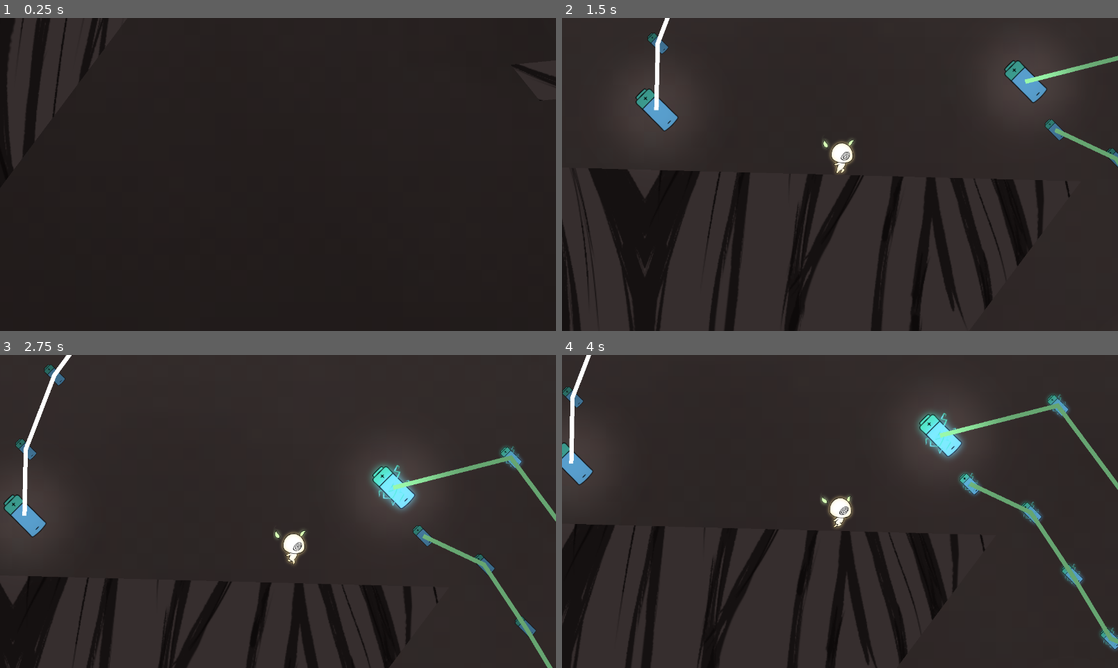
Above: before the commit, frames 1-4 (two rows, left to right).
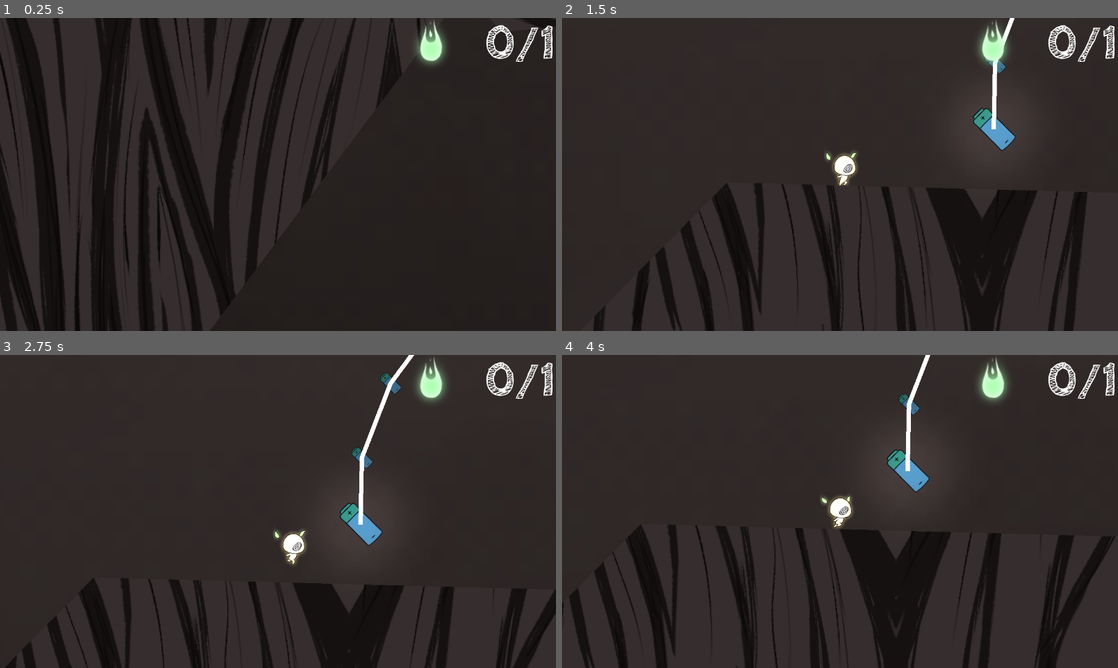
Above: after the commit, the same moments.

Repository: chris-prenissl/root-expansion
Game: Godot game, scene res://MainScenes/MainLevel.tscn
The game is run twice, just before and just after one commit, with the same random seed, the same clock (stepped at 60 frames per second) and the same inputs.
Inputs (mouse positions are in pixels of both pictures, inside the frame that each line leads up to):
- Up to frame 1 (0.25 s): no input
- Up to frame 2 (1.5 s): move the mouse to (962, 158) at 0.52 s; click (962, 158) at 0.6 s; move the mouse to (728, 190) at 1.27 s; click (728, 190) at 1.35 s
- Up to frame 3 (2.75 s): move the mouse to (333, 442) at 2.02 s; click (333, 442) at 2.1 s
- Up to frame 4 (4 s): move the mouse to (812, 574) at 2.77 s; click (812, 574) at 2.85 s; move the mouse to (1006, 558) at 3.52 s; click (1006, 558) at 3.6 s

The runs differ from the first frame. In frame 1, 4.4% of the frame differs, in the area x 0-100%, y 0-70%; in frame 2, 21%, in the area x 0-100%, y 0-100%; in frame 3, 16%; in frame 4, 21%.

Commit message:
tree system

Diff:
--- a/MainScenes/MainLevel.tscn
+++ b/MainScenes/MainLevel.tscn
@@ -10,6 +10,8 @@
 [ext_resource type="Script" path="res://Scripts/enemy_group.gd" id="7_ygorh"]
 [ext_resource type="PackedScene" uid="uid://d3if6q3n7o0kq" path="res://OtherScenes/Enemy.tscn" id="8_j14jn"]
 [ext_resource type="Script" path="res://Scripts/limit.gd" id="9_mm5ub"]
+[ext_resource type="FontFile" uid="uid://c4lswrdc2715c" path="res://Fonts/CabinSketch-Bold.ttf" id="11_13syv"]
+[ext_resource type="Texture2D" uid="uid://cbbbj4nhgu18w" path="res://Art/GlobalGameJam_-_energy_1.png" id="11_duke1"]
 
 [sub_resource type="RectangleShape2D" id="RectangleShape2D_0y83s"]
 size = Vector2(1357.25, 35.1221)
@@ -190,8 +192,6 @@
 
 [sub_resource type="RectangleShape2D" id="RectangleShape2D_f3b8v"]
 size = Vector2(5529, 1265)
-
-[sub_resource type="SystemFont" id="SystemFont_o4p7g"]
 
 [node name="MainLevel" type="Node2D"]
 position = Vector2(2137, 386)
@@ -203,7 +203,7 @@
 texture = ExtResource("1_2lm4c")
 
 [node name="Player" parent="." instance=ExtResource("1_5p8ow")]
-position = Vector2(-8103, -8320)
+position = Vector2(-9056, -8861)
 
 [node name="Camera2D" type="Camera2D" parent="."]
 position = Vector2(-8545, -4043)
@@ -2025,7 +2025,7 @@
 position = Vector2(5, -3)
 polygon = PackedVector2Array(-258, -182, 173, -230, 209, -150, -97, -115)
 
-[node name="StaticBody2D9" type="StaticBody2D" parent="Platforms/LeftSide" groups=["Checkpoint", "Floor"]]
+[node name="StaticBody2D9" type="StaticBody2D" parent="Platforms/LeftSide" groups=["Checkpoint", "Floor", "Treeplatform"]]
 position = Vector2(-2829, -10588)
 scale = Vector2(3, 3)
 
@@ -2044,7 +2044,7 @@
 polygon = PackedVector2Array(-258, -182, 173, -230, 209, -150, -97, -115)
 
 [node name="limit" type="Area2D" parent="." groups=["Limit"]]
-position = Vector2(-10684, -2017)
+position = Vector2(-10677, -2017)
 script = ExtResource("9_mm5ub")
 
 [node name="CollisionShape2D" type="CollisionShape2D" parent="limit"]
@@ -2059,26 +2059,51 @@
 position = Vector2(8728, -6522)
 shape = SubResource("RectangleShape2D_f3b8v")
 
-[node name="UI" type="Control" parent="."]
+[node name="CanvasLayer" type="CanvasLayer" parent="."]
+
+[node name="UI" type="Control" parent="CanvasLayer"]
 layout_mode = 3
 anchors_preset = 15
 anchor_right = 1.0
 anchor_bottom = 1.0
-offset_right = 1280.0
-offset_bottom = 720.0
 grow_horizontal = 2
 grow_vertical = 2
-
-[node name="Label" type="Label" parent="UI"]
+mouse_filter = 2
+
+[node name="TextureRect" type="TextureRect" parent="CanvasLayer/UI"]
+layout_mode = 2
+offset_left = 866.0
+offset_top = -65.0
+offset_right = 1116.0
+offset_bottom = 185.0
+mouse_filter = 2
+texture = ExtResource("11_duke1")
+
+[node name="Label" type="Label" parent="CanvasLayer/UI"]
 layout_mode = 1
 anchors_preset = 1
 anchor_left = 1.0
 anchor_right = 1.0
-offset_left = -283.0
-offset_bottom = 88.0
+offset_left = -252.0
+offset_bottom = 127.0
 grow_horizontal = 0
-theme_override_fonts/font = SubResource("SystemFont_o4p7g")
+theme_override_fonts/font = ExtResource("11_13syv")
+theme_override_font_sizes/font_size = 105
+text = "0/20"
 horizontal_alignment = 2
+
+[node name="HBoxContainer" type="HBoxContainer" parent="CanvasLayer/UI"]
+layout_mode = 0
+offset_right = 40.0
+offset_bottom = 40.0
+
+[node name="Treelevel" type="Label" parent="CanvasLayer/UI"]
+layout_mode = 0
+offset_right = 40.0
+offset_bottom = 23.0
+theme_override_fonts/font = ExtResource("11_13syv")
+theme_override_font_sizes/font_size = 111
+text = "level: 3"
 
 [editable path="EnemyGroups/LeftSide/EnemyGroup"]
 [editable path="EnemyGroups/LeftSide/EnemyGroup2"]
--- a/OtherScenes/enemy_group.tscn
+++ b/OtherScenes/enemy_group.tscn
@@ -6,6 +6,9 @@
 [node name="EnemyGroup" type="Node2D"]
 script = ExtResource("1_u6sox")
 energy_scene_path = "res://OtherScenes/energy.tscn"
+
+[node name="Line2D" type="Line2D" parent="."]
+default_color = Color(0.4, 0.647059, 0.443137, 1)
 
 [node name="Enemies" type="Node2D" parent="."]
 
@@ -19,6 +22,3 @@
 
 [node name="Enemy" parent="Enemies" instance=ExtResource("1_uv0l8")]
 pattern_timers = [1.0, 1.0]
-
-[node name="Line2D" type="Line2D" parent="."]
-default_color = Color(0.4, 0.647059, 0.443137, 1)
--- a/OtherScenes/energy.tscn
+++ b/OtherScenes/energy.tscn
@@ -30,8 +30,8 @@
 
 [node name="Energy" type="Area2D"]
 script = ExtResource("1_rhbqw")
-max_speed = 300.0
-starting_speed = 100.0
+max_speed = 1000.0
+starting_speed = 300.0
 
 [node name="Sprite2D" type="AnimatedSprite2D" parent="."]
 sprite_frames = SubResource("SpriteFrames_jag1s")
--- a/Scripts/Level.gd
+++ b/Scripts/Level.gd
@@ -3,6 +3,12 @@
 var current_energy = 0
 var total_energy = 0
 var level = 0
+
+var player
+var camera
+
+var tree_level_label
+var tree_view = false
 
 var level_energy_requirements = {1: 1, 2: 3, 3: 5, 4: 7, 5: 10}
 var next_level_energy_requirement
@@ -11,15 +17,20 @@
 var looted_enemy_groups = []
 
 func _ready():
+	tree_level_label = $CanvasLayer/UI/Treelevel
+	tree_level_label.visible = false
+	camera = get_node("Camera2D")
+	player = get_node("Player")
+	player.connect("landed_on_tree_platform", on_land_on_tree)
 	next_level_energy_requirement = level_energy_requirements[1]
 
 func add_energy():
-	if current_energy >= next_level_energy_requirement:
+	if player.amount_of_energy >= next_level_energy_requirement:
 		level_up()
-		if next_level_energy_requirement - current_energy > 0:
-			current_energy = next_level_energy_requirement - current_energy
+		if next_level_energy_requirement - player.amount_of_energy > 0:
+			player.amount_of_energy = next_level_energy_requirement - player.amount_of_energy
 		else:
-			current_energy = 0
+			player.amount_of_energy = 0
 
 func level_up():
 	total_energy += current_energy
@@ -28,3 +39,17 @@
 func make_group_lootable_again():
 	looted_enemy_groups[0].dropped_loot = false
 	looted_enemy_groups.remove_at(0)
+
+func _unhandled_input(event):
+	if Input.is_action_just_pressed("dash") and tree_view:
+		tree_view = false
+		camera.zoom = Vector2(1, 1)
+		player.dashing_active = true
+
+func on_land_on_tree():
+	tree_view = true
+	player.dashing_active = false
+	camera.zoom = Vector2(0.05, 0.05)
+	add_energy()
+	tree_level_label.text = "tree level: " + str(level)
+	tree_level_label.visible = true
--- a/Scripts/player.gd
+++ b/Scripts/player.gd
@@ -33,21 +33,34 @@
 var grounded = false
 
 var amount_of_energy = 0
-
-
-var start_amount_of_dashes = 1
+var energy_text
+
+
+var start_amount_of_dashes = 2
 var amount_of_dashes = start_amount_of_dashes
 
 var travelled_distance = 0
 var dashing = false
 
+var level
+
+var dashing_active = true
+
+signal landed_on_tree_platform
+
 func _ready():
+	level = owner
+	level.next_level_energy_requirement = level.level_energy_requirements[1]
+	energy_text = level.get_node("CanvasLayer/UI/Label")
+	show_energy_text()
 	start_pos = position
 	floor_detector = $FloorDetector
 	floor_detector.connect("body_entered", on_floor_detector_entered)
 	floor_detector.connect("body_exited", on_floor_detector_exited)
 
 func _unhandled_input(event):
+	if !dashing_active:
+		return
 	if Input.is_action_just_pressed("dash"):
 		if amount_of_dashes <= 0:
 			return
@@ -75,6 +88,10 @@
 		if body.is_in_group("Checkpoint"):
 			print(body.get_child(0).position)
 			last_checkpoint = body.get_child(0).global_position
+
+		if body.is_in_group("Treeplatform"):
+			print("hi")
+			emit_signal("landed_on_tree_platform")
 func on_floor_detector_exited(body):
 	if body.is_in_group("Floor"):
 		grounded = false
@@ -148,8 +165,10 @@
 	amount_of_energy -= 1
 	if amount_of_energy < 0:
 		amount_of_energy = 0
+
 	else:
 		owner.make_group_lootable_again()
+	show_energy_text()
 	respawn()
 
 func respawn():
@@ -161,6 +180,7 @@
 func add_energy():
 	amount_of_energy += 1
 	print(amount_of_energy)
+	show_energy_text()
 
 func animate_sprite(facing_right: bool, moving_up: bool, dashing: bool, idle: bool, falling: bool):
 	sprite.flip_h = facing_right
@@ -181,3 +201,6 @@
 		sprite.animation = "landing"
 
 	sprite.play()
+
+func show_energy_text():
+	energy_text.text = str(amount_of_energy) + "/" + str(level.next_level_energy_requirement)
Binary file added: Art/GlobalGameJam_-_energy_1.png
Not shown, added: Art/GlobalGameJam_-_energy_1.png.import
Binary file added: Fonts/CabinSketch-Bold.ttf
Not shown, added: Fonts/CabinSketch-Bold.ttf.import
Not shown: 1 places in MainScenes/MainLevel.tscn that only renumber resources
